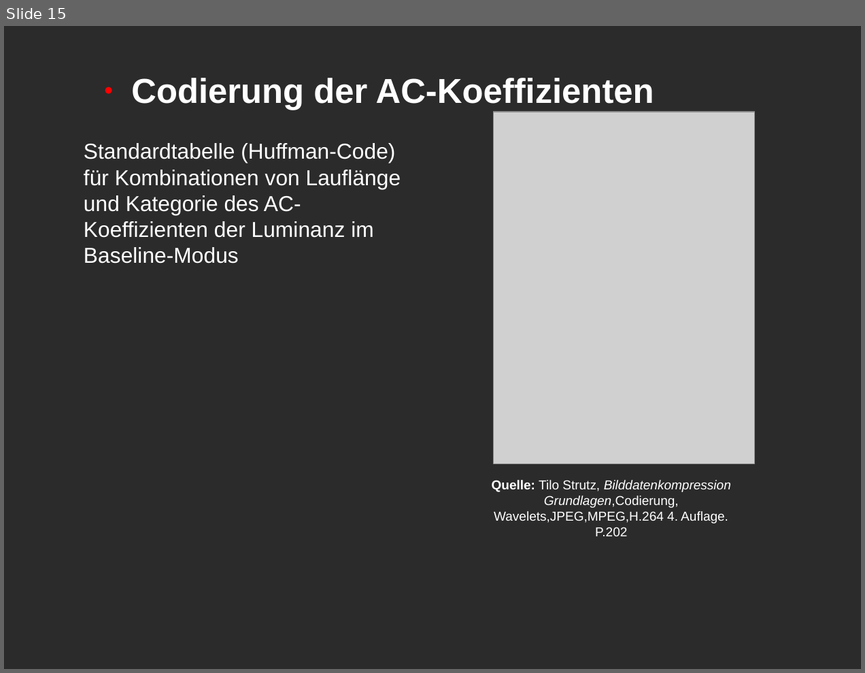
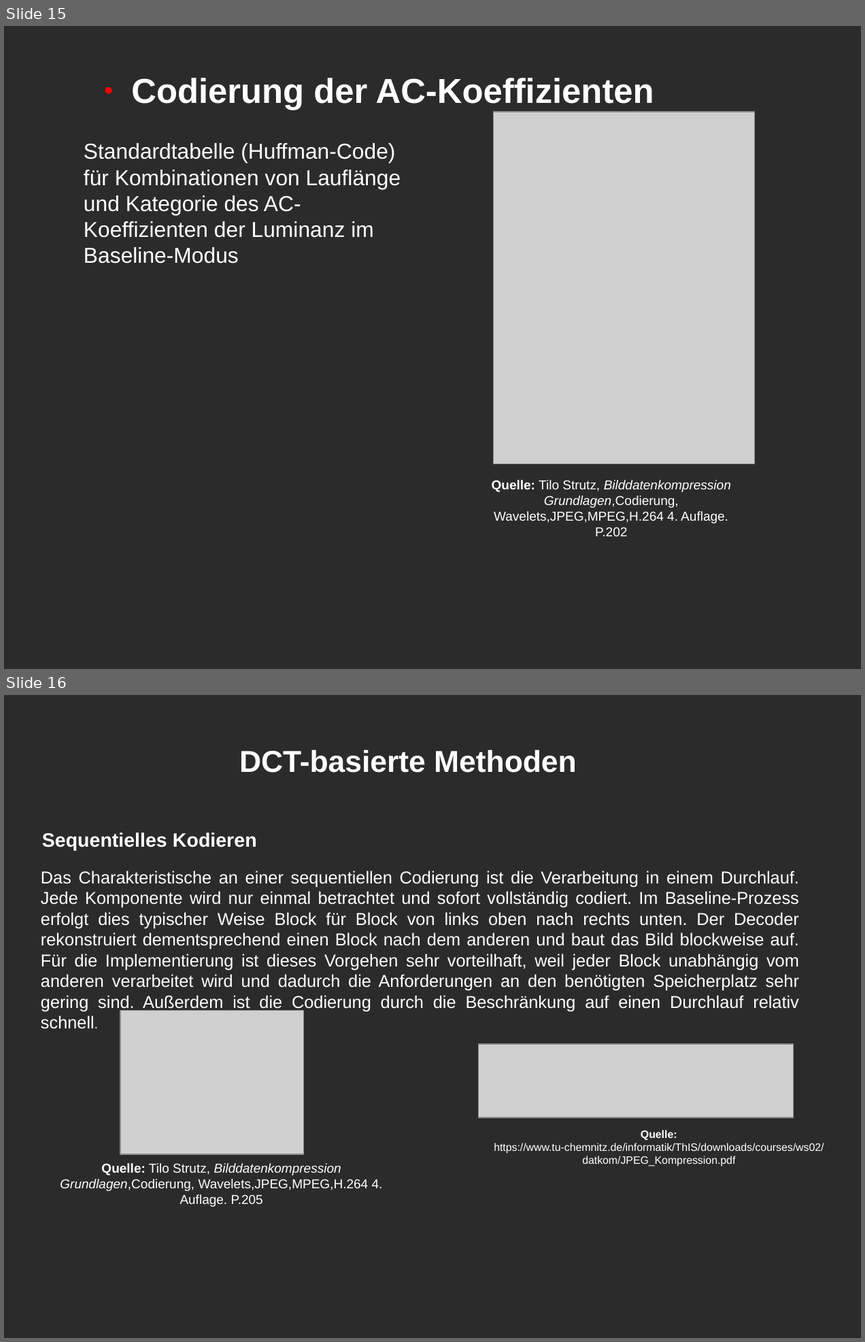
Before and after one commit to brayanGuarnizo/Datenkompresion, a slide deck: Daten kompresion.odp. Shown one above the other, each under a label of ours: slide 15 before the commit, slides 15 and 16 after it. The pictures are 865x673 and 865x1342 pixels, drawn with LibreOffice and Linux fonts; fonts in the diff are those of the drawing; grey boxes stand for pictures; background and template pictures are left out; a plain dark background stands for a picture behind light text. Boxes give left, top, right and bottom in pixels: in the first picture for what was removed or moved away, otherwise in the second. Text is boxed around its words. In the diff, an @@ line names an element or a change of style, - is before the commit and + after.

Commit message:
DCT Basierte Methoden

```diff
--- a/Daten kompresion.odp
+++ b/Daten kompresion.odp
@@ slide 16 added at (4, 695, 861, 1338), background picture (left out) @@
@@ text added at (239, 749, 577, 773), 28 pt, text #FFFFFF, bold @@
+DCT-basierte Methoden
@@ text added at (42, 832, 257, 850), 18 pt, text #FFFFFF, bold @@
+Sequentielles Kodieren
@@ text added at (41, 870, 799, 1029), 16 pt, text #FFFFFF @@
+Das Charakteristische an einer sequentiellen Codierung ist die Verarbeitung in einem Durchlauf. Jede Komponente wird nur einmal betrachtet und sofort vollständig codiert. Im Baseline-Prozess erfolgt dies typischer Weise Block für Block von links oben nach rechts unten. Der Decoder rekonstruiert dementsprechend einen Block nach dem anderen und baut das Bild blockweise auf. Für die Implementierung ist dieses Vorgehen sehr vorteilhaft, weil jeder Block unabhängig vom anderen verarbeitet wird und dadurch die Anforderungen an den benötigten Speicherplatz sehr gering sind. Außerdem ist die Codierung durch die Beschränkung auf einen Durchlauf relativ schnell.
@@ picture added at (121, 1011, 304, 1155) @@
@@ picture added at (478, 1044, 793, 1117) @@
@@ text added at (494, 1130, 823, 1166), 10 pt, text #FFFFFF @@
+Quelle: https://www.tu-chemnitz.de/informatik/ThIS/downloads/courses/ws02/datkom/JPEG_Kompression.pdf
@@ text added at (60, 1163, 383, 1206), 12 pt, text #FFFFFF @@
+Quelle: Tilo Strutz, Bilddatenkompression Grundlagen,Codierung, Wavelets,JPEG,MPEG,H.264 4. Auflage. P.205
```
Also in this commit, not shown: 1 other slide added.
